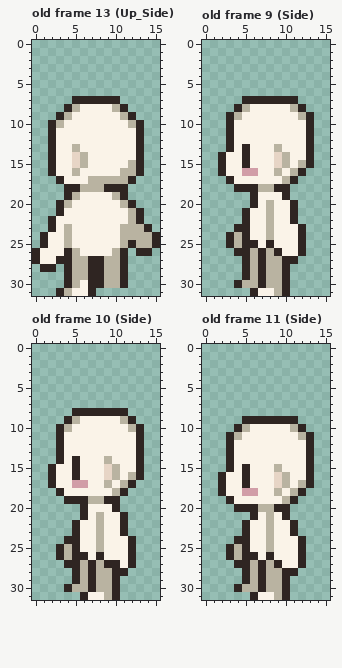
Two versions of one pixel-art file, Assets/Art/ErisEsra's Character Templates/MainPlayer/16x32 Idle.aseprite. Above: the version before the commit.
16x32 pixels, 20 frames. Shown: old frame 13 (Up_Side), old frame 9 (Side), old frame 10 (Side), old frame 11 (Side). The commit also changed other frames, which this record leaves out.
Once edited:
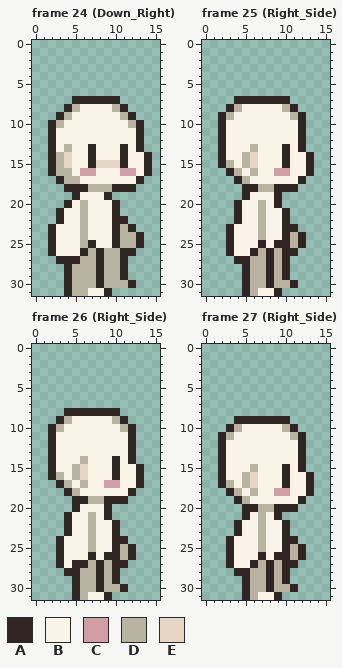
Palette (. is transparent): A #2f2522  B #faf3e8  C #d19da7  D #b9b3a1  E #e7d5c6
A new or re-ordered frame is compared with the old frame closest to it.
The author wrote: update idle animation and rotate bill board sprite
The exact change:
frames 20 -> 32
--- frame 24 (Down_Right) is new; against old frame 13 (Up_Side)
@@ x 0..15 @@
 12 ..ABBBBBBBBBBA..
-13 ..ABBDBBBBBBBA..
-14 ..ABBEDBBBBBBA..
-15 ..ABBEDBBBBBDA..
-16 ..ABBDBBBBBDDA..
-17 ...ABBBDDDDDA...
-18 ....AADDDAAA....
-19 ....ADBBBBDA....
-20 ...ADBBBBBBDA...
-21 ...ABBBBBBBBDA..
-22 ..ABBBBBBBBBDA..
-23 ..ABDBBBBBBDDDA.
-24 .ABBDBBBBBBDDDDA
-25 .ABBDBBBBBBDADDA
-26 ABBBADBBBBDA.AA.
-27 ABBAADDAADDA....
-28 .AA.ADDAADDA....
-29 ....ADDAADDA....
-30 ....ADBAADDA....
-31 ...ADBBA........
+13 ..ABDBBABBBABA..
+14 ..ADEBBABBBABBA.
+15 ..ADEBBAEEEABBA.
+16 ..ADDBCCBBBCCBA.
+17 ...ADDBBBBBBBA..
+18 ....AAADDDAAA...
+19 .....ABBBA......
+20 ....ABDBBBA.....
+21 ...ABBDBBBA.....
+22 ...ABBDBBBAA....
+23 ..ABBBDBBBADA...
+24 ..ABBBDBBBADDA..
+25 ..ABBBDABBADDA..
+26 ..ABBBADADDAA...
+27 ...AAADDADDA....
+28 ....ADDDADDA....
+29 ....ADDDADDA....
+30 ....ADDDADDDA...
+31 ....ADDBBA......
--- frame 25 (Right_Side) is new; against old frame 9 (Side)
@@ x 0..15 @@
  6 ................
- 7 .....AAAAAAA....
- 8 ....ADBBBBBDA...
- 9 ...ADBBBBBBBDA..
-10 ...ABBBBBBBBBA..
-11 ...ABBBBBBBBBA..
-12 ...ABBBBBBBBBA..
-13 ...ABABBBDBBBA..
-14 ..ABBABBBEDBBA..
-15 ..ABBABBBEDBDA..
-16 ..ABBCCBBDBDA...
-17 ...ABBBBBBDA....
-18 ....AAADDAA.....
-19 ......ABBBA.....
-20 ......ABDBBA....
-21 .....ABBDBBA....
-22 .....ABBDBBA....
-23 ....AABBDBBBA...
-24 ...ADABBDBBBA...
-25 ...ADAABABBBA...
-26 ....AADADABBA...
-27 .....ADADDAA....
-28 .....ADADDA.....
-29 .....ADADDA.....
-30 ....ADDADDA.....
-31 ......ABBDA.....
+ 7 ....AAAAAAA.....
+ 8 ...ADBBBBBDA....
+ 9 ..ADBBBBBBBDA...
+10 ..ABBBBBBBBBA...
+11 ..ABBBBBBBBBA...
+12 ..ABBBBBBBBBA...
+13 ..ABBBDBBBABA...
+14 ..ABBDEBBBABBA..
+15 ..ADBDEBBBABBA..
+16 ...ADBDBBCCBBA..
+17 ....ADBBBBBBA...
+18 .....AADDAAA....
+19 .....ABBBA......
+20 ....ABBDBA......
+21 ....ABBDBBA.....
+22 ....ABBDBBA.....
+23 ...ABBBDBBAA....
+24 ...ABBBDBBADA...
+25 ...ABBBABAADA...
+26 ...ABBADADAA....
+27 ....AADDADA.....
+28 .....ADDADA.....
+29 .....ADDADA.....
+30 .....ADDADDA....
+31 .....ADBBA......
--- frame 26 (Right_Side) is new; against old frame 10 (Side)
@@ x 0..15 @@
  7 ................
- 8 .....AAAAAAA....
- 9 ....ADBBBBBDA...
-10 ...ADBBBBBBBDA..
-11 ...ABBBBBBBBBA..
-12 ...ABBBBBBBBBA..
-13 ...ABBBBBBBBBA..
-14 ...ABABBBDBBBA..
-15 ..ABBABBBEDBBA..
-16 ..ABBABBBEDBDA..
-17 ..ABBCCBBDBDA...
-18 ...ABBBBBBDA....
-19 ....AAADDAA.....
-20 ......ABBBA.....
-21 ......ABDBBA....
-22 .....ABBDBBA....
-23 .....ABBDBBA....
-24 ....AABBDBBBA...
-25 ...ADABBDBBBA...
-26 ...ADAABABBBA...
-27 ....AADADAABA...
-28 .....ADADDAA....
-29 .....ADADDA.....
-30 ....ADDADDA.....
-31 ......ABBDA.....
+ 8 ....AAAAAAA.....
+ 9 ...ADBBBBBDA....
+10 ..ADBBBBBBBDA...
+11 ..ABBBBBBBBBA...
+12 ..ABBBBBBBBBA...
+13 ..ABBBBBBBBBA...
+14 ..ABBBDBBBABA...
+15 ..ABBDEBBBABBA..
+16 ..ADBDEBBBABBA..
+17 ...ADBDBBCCBBA..
+18 ....ADBBBBBBA...
+19 .....AADDAAA....
+20 .....ABBBA......
+21 ....ABBDBA......
+22 ....ABBDBBA.....
+23 ....ABBDBBA.....
+24 ...ABBBDBBAA....
+25 ...ABBBDBBADA...
+26 ...ABBBABAADA...
+27 ...ABAADADAA....
+28 ....AADDADA.....
+29 .....ADDADA.....
+30 .....ADDADDA....
+31 .....ADBBA......
--- frame 27 (Right_Side) is new; against old frame 11 (Side)
@@ x 0..15 @@
  8 ................
- 9 .....AAAAAAA....
-10 ....ADBBBBBDA...
-11 ...ADBBBBBBBDA..
-12 ...ABBBBBBBBBA..
-13 ...ABBBBBBBBBA..
-14 ...ABBBBBBBBBA..
-15 ...ABABBBDBBBA..
-16 ..ABBABBBEDBBA..
-17 ..ABBABBBEDBDA..
-18 ..ABBCCBBDBDA...
-19 ...ABBBBBBDA....
-20 ....AAADDAA.....
-21 ......ABDBA.....
-22 .....ABBDBBA....
-23 .....ABBDBBA....
-24 ....AABBDBBBA...
-25 ...ADABBDBBBA...
-26 ...ADAABABBBA...
-27 ....AADADABBA...
-28 .....ADADDAA....
-29 .....ADADDA.....
-30 ....ADDADDA.....
-31 ......ABBDA.....
+ 9 ....AAAAAAA.....
+10 ...ADBBBBBDA....
+11 ..ADBBBBBBBDA...
+12 ..ABBBBBBBBBA...
+13 ..ABBBBBBBBBA...
+14 ..ABBBBBBBBBA...
+15 ..ABBBDBBBABA...
+16 ..ABBDEBBBABBA..
+17 ..ADBDEBBBABBA..
+18 ...ADBDBBCCBBA..
+19 ....ADBBBBBBA...
+20 .....AADDAAA....
+21 .....ABDBA......
+22 ....ABBDBBA.....
+23 ....ABBDBBA.....
+24 ...ABBBDBBAA....
+25 ...ABBBDBBADA...
+26 ...ABBBABAADA...
+27 ...ABBADADAA....
+28 ....AADDADA.....
+29 .....ADDADA.....
+30 .....ADDADDA....
+31 .....ADBBA......
Boxes around the changes in both pictures, in picture pixels (x1, y1, x2, y2):
changed: (32, 144, 160, 296)
changed: (218, 96, 314, 296)
changed: (48, 408, 144, 600)
changed: (218, 416, 314, 600)
